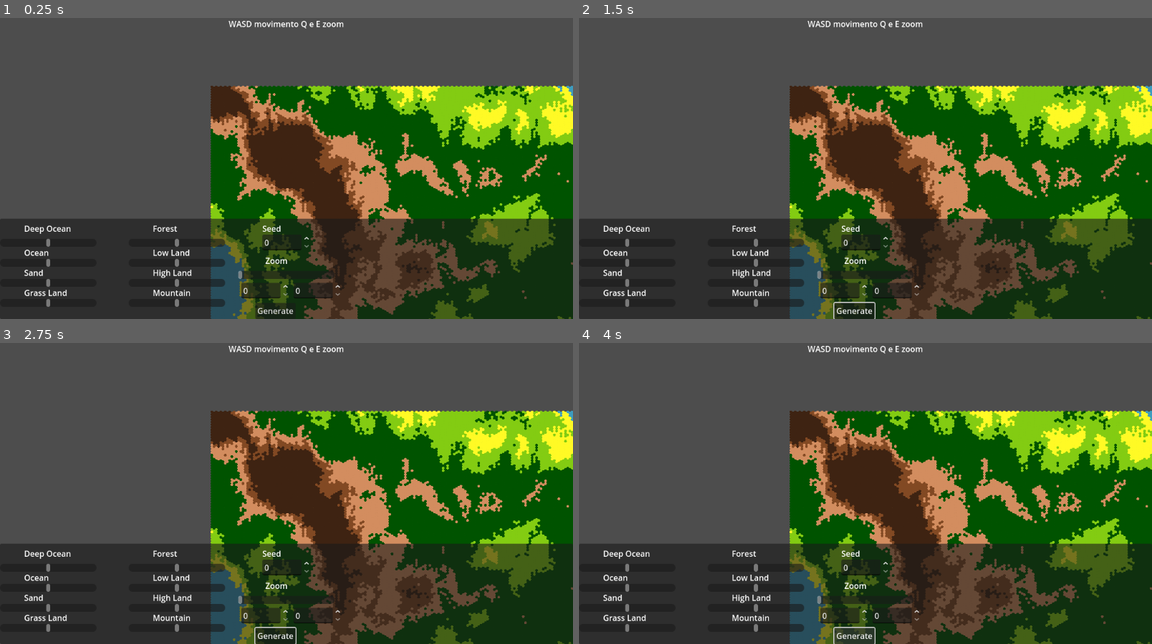
Above: before the commit, frames 1-4 (two rows, left to right).
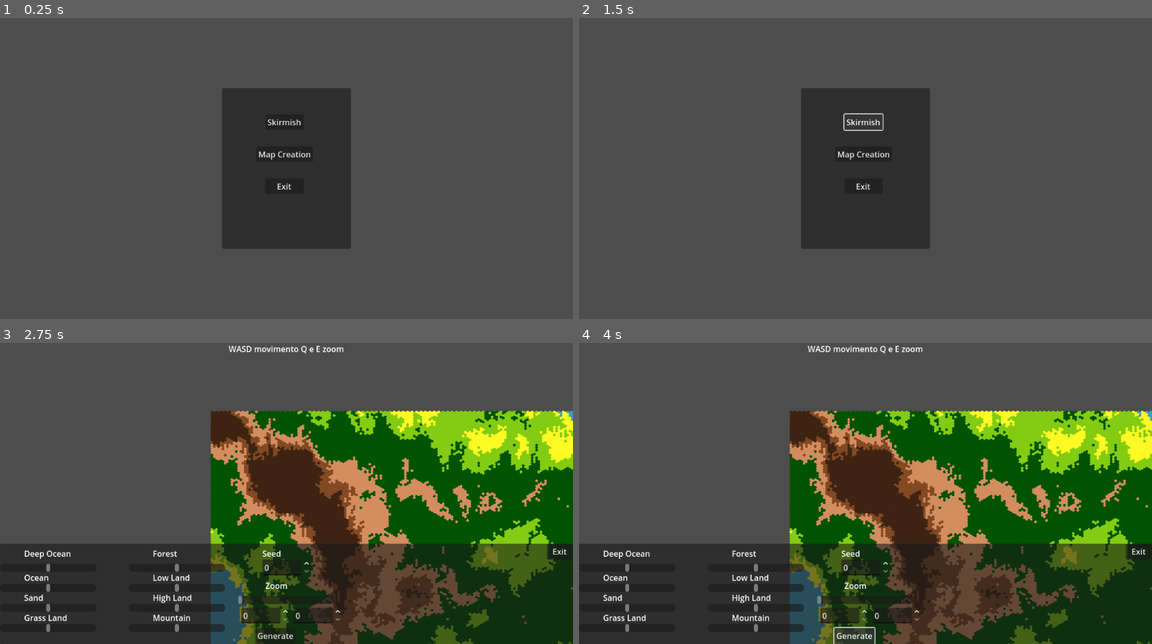
Above: after the commit, the same moments.

Repository: ThiGouvea/InfiniteHexWar
Game: Godot game, scene res://scenes/main_menu.tscn
Same seed, same stepped clock (60 frames per second), same inputs: the game is played once before the commit and once after it. Before the commit the project starts from res://scenes/MapGenerator.tscn.
Inputs (mouse positions are in pixels of both pictures, inside the frame that each line leads up to):
- Up to frame 1 (0.25 s): no input
- Up to frame 2 (1.5 s): click (854, 309) at 0.5 s, where only the run before the commit has a clickable "Generate"; click (865, 123) at 1.25 s, where only the run after the commit has a clickable "Skirmish"
- Up to frame 3 (2.75 s): click (286, 478) at 2 s, where only the run after the commit has a clickable "Map Creation"
- Up to frame 4 (4 s): click "Generate" at 2.75 s; click "Generate" at 3.5 s

The runs differ from the first frame. In frame 1, 58% of the frame differs, in the area x 0-100%, y 0-100%; in frame 2, 58%; in frame 3, 0.1%; in frame 4, less than 0.1%.

Commit message:
criando menu principal

Diff:
--- a/project.godot
+++ b/project.godot
@@ -11,7 +11,7 @@
 [application]
 
 config/name="InfiniteHexWar"
-run/main_scene="uid://65a7yd0dqp3h"
+run/main_scene="uid://csoite4rcd7rh"
 config/features=PackedStringArray("4.5", "Forward Plus")
 config/icon="res://icon.svg"
 
--- a/scenes/HudMapGenerator.tscn
+++ b/scenes/HudMapGenerator.tscn
@@ -236,6 +236,16 @@
 grow_horizontal = 2
 grow_vertical = 0
 text = "Generate"
+
+[node name="Exit" type="Button" parent="Panel"]
+layout_mode = 1
+anchors_preset = 1
+anchor_left = 1.0
+anchor_right = 1.0
+offset_left = -52.0
+offset_bottom = 32.0
+grow_horizontal = 0
+text = "Exit"
 
 [node name="Seed2" type="SpinBox" parent="Panel"]
 layout_mode = 1
@@ -295,6 +305,7 @@
 [connection signal="value_changed" from="Panel/MountainScroll" to="." method="_on_mountain_scroll_value_changed"]
 [connection signal="value_changed" from="Panel/FrequencyScroll" to="." method="_on_frequency_scroll_value_changed"]
 [connection signal="pressed" from="Panel/Button" to="." method="_on_button_pressed"]
+[connection signal="pressed" from="Panel/Exit" to="." method="_on_exit_pressed"]
 [connection signal="value_changed" from="Panel/Seed2" to="." method="_on_seed_2_value_changed"]
 [connection signal="value_changed" from="Panel/Sizey" to="." method="_on_sizey_value_changed"]
 [connection signal="value_changed" from="Panel/Sizex" to="." method="_on_sizex_value_changed"]
--- a/scenes/main_menu.tscn
+++ b/scenes/main_menu.tscn
@@ -10,3 +10,57 @@
 grow_horizontal = 2
 grow_vertical = 2
 script = ExtResource("1_l6cm7")
+
+[node name="Panel" type="Panel" parent="."]
+layout_mode = 1
+anchors_preset = 8
+anchor_left = 0.5
+anchor_top = 0.5
+anchor_right = 0.5
+anchor_bottom = 0.5
+offset_left = -128.0
+offset_top = -160.0
+offset_right = 128.0
+offset_bottom = 160.0
+grow_horizontal = 2
+grow_vertical = 2
+
+[node name="Skirmish" type="Button" parent="Panel"]
+layout_mode = 1
+anchors_preset = 5
+anchor_left = 0.5
+anchor_right = 0.5
+offset_left = -42.0
+offset_top = 52.0
+offset_right = 34.0
+offset_bottom = 83.0
+grow_horizontal = 2
+text = "Skirmish"
+
+[node name="MapCreation" type="Button" parent="Panel"]
+layout_mode = 1
+anchors_preset = 5
+anchor_left = 0.5
+anchor_right = 0.5
+offset_left = -42.0
+offset_top = 116.0
+offset_right = 34.0
+offset_bottom = 147.0
+grow_horizontal = 2
+text = "Map Creation"
+
+[node name="Exit" type="Button" parent="Panel"]
+layout_mode = 1
+anchors_preset = 5
+anchor_left = 0.5
+anchor_right = 0.5
+offset_left = -42.0
+offset_top = 180.0
+offset_right = 34.0
+offset_bottom = 211.0
+grow_horizontal = 2
+text = "Exit"
+
+[connection signal="pressed" from="Panel/Skirmish" to="." method="_on_skirmish_pressed"]
+[connection signal="pressed" from="Panel/MapCreation" to="." method="_on_map_creation_pressed"]
+[connection signal="pressed" from="Panel/Exit" to="." method="_on_exit_pressed"]
--- a/scripts/hud.gd
+++ b/scripts/hud.gd
@@ -43,3 +43,7 @@
 
 func _on_sizex_value_changed(value: float) -> void:
 	values_changed.emit("size_x", value)
+
+
+func _on_exit_pressed() -> void:
+	get_tree().change_scene_to_file("res://scenes/main_menu.tscn")
--- a/scripts/main_menu.gd
+++ b/scripts/main_menu.gd
@@ -1 +1,15 @@
 extends Control
+
+
+
+
+func _on_skirmish_pressed() -> void:
+	pass # Replace with function body.
+
+
+func _on_map_creation_pressed() -> void:
+	get_tree().change_scene_to_file("res://scenes/MapGenerator.tscn")
+
+
+func _on_exit_pressed() -> void:
+	get_tree().quit()
